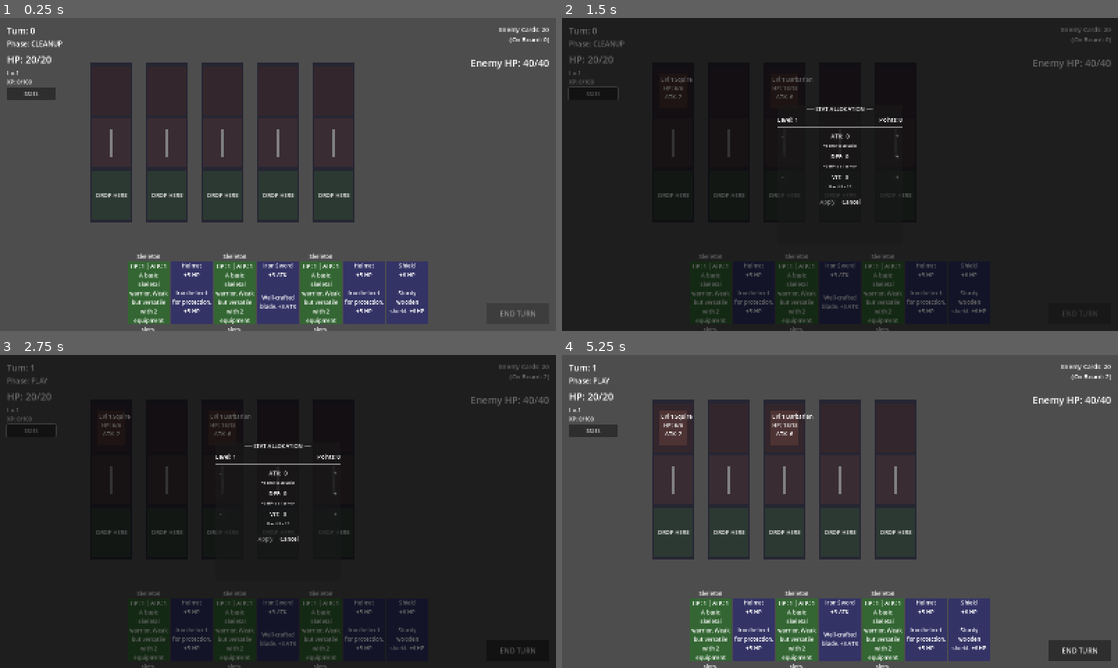
Above: before the commit, frames 1-4 (two rows, left to right).
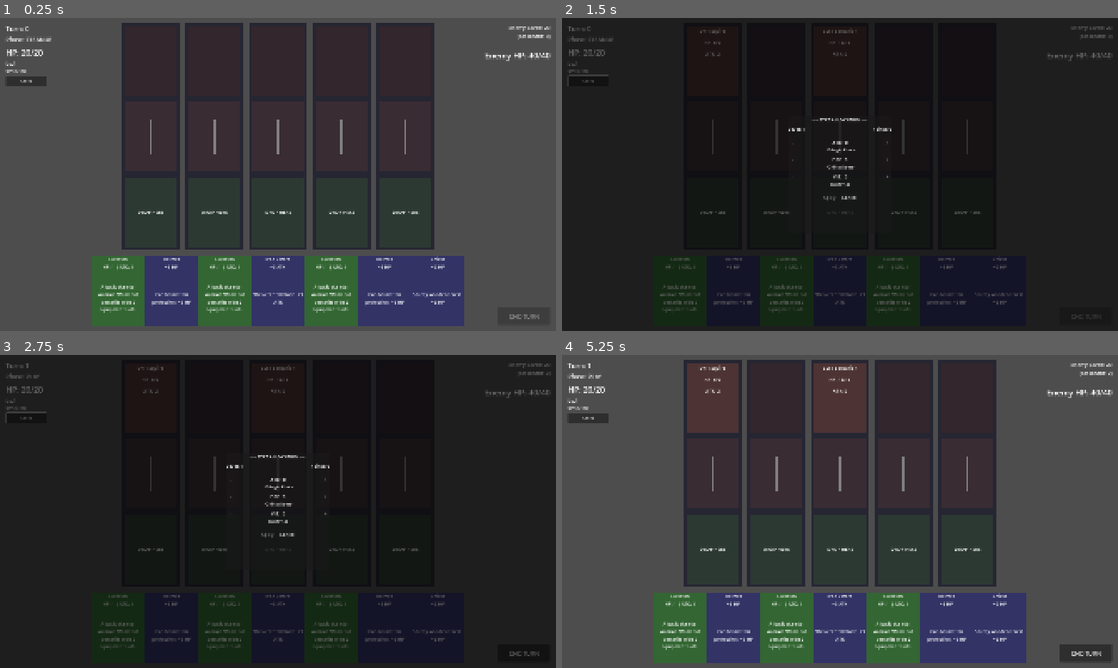
Above: after the commit, the same moments.

Repository: KaylaKZJ/deadhand
Game: Godot game, scene res://scenes/main.tscn
Two runs of this game, one before a commit and one after it. Both use one fixed random seed, a clock stepped at 60 frames per second and the inputs below.
Inputs:
- Up to frame 1 (0.25 s): no input
- Up to frame 2 (1.5 s): click "Stats" at 0.5 s; click "Stats" at 1.25 s
- Up to frame 3 (2.75 s): click "END TURN" at 2 s
- Up to frame 4 (5.25 s): click "END TURN" at 2.75 s; click "END TURN" at 3.5 s; click "Stats" at 4.25 s; click "Cancel" at 5 s

The runs differ from the first frame. In frame 1, 37% of the frame differs, in the area x 0-100%, y 1-100%; in frame 2, 4.7%; in frame 3, 4.8%; in frame 4, 39%.

Commit message:
feat(ui): resize viewport and scene elements to 1920x1080
- Increase project viewport from 1600x900 to 1920x1080
- Scale card_display.tscn minimum size from 120x180 to 180x240
- Expand unit_on_board.tscn background and all labels to match larger card
- Add EquipLabel node to unit_on_board.tscn for dedicated equipment display
  (previously appended to HPLabel, causing truncation)
- Scale lane.tscn column spawn positions, background, drop zones, and
  enemy zones proportionally to fit larger units
- Update main.tscn board position and lane spacing for 1920x1080 layout
- Regenerate main.tscn resource UIDs to Godot-assigned values
- Wire wave_complete signal in main.gd and add _on_wave_complete handler
  that flashes phase label yellow with wave completion message

Diff:
--- a/project.godot
+++ b/project.godot
@@ -17,6 +17,6 @@
 
 [display]
 
-window/size/viewport_width=1600
-window/size/viewport_height=900
+window/size/viewport_width=1920
+window/size/viewport_height=1080
 window/stretch/mode="canvas_items"
--- a/scenes/cards/card_display.tscn
+++ b/scenes/cards/card_display.tscn
@@ -3,11 +3,11 @@
 [ext_resource type="Script" path="res://scripts/card_logic/card_display.gd" id="1"]
 
 [node name="CardDisplay" type="Control"]
-custom_minimum_size = Vector2(120, 180)
+custom_minimum_size = Vector2(180, 240)
 layout_mode = 3
 anchors_preset = 0
-offset_right = 120.0
-offset_bottom = 180.0
+offset_right = 180.0
+offset_bottom = 240.0
 script = ExtResource("1")
 
 [node name="Background" type="ColorRect" parent="."]
--- a/scenes/cards/unit_on_board.tscn
+++ b/scenes/cards/unit_on_board.tscn
@@ -6,35 +6,44 @@
 script = ExtResource("1")
 
 [node name="Background" type="ColorRect" parent="."]
-offset_left = -40.0
-offset_top = -50.0
-offset_right = 40.0
-offset_bottom = 50.0
+offset_left = -90.0
+offset_top = -120.0
+offset_right = 90.0
+offset_bottom = 120.0
 color = Color(0.2, 0.2, 0.3, 1)
 
 [node name="UnitName" type="Label" parent="."]
-offset_left = -35.0
-offset_top = -45.0
-offset_right = 35.0
-offset_bottom = -25.0
+offset_left = -88.0
+offset_top = -118.0
+offset_right = 88.0
+offset_bottom = -82.0
 text = "Unit Name"
 horizontal_alignment = 1
 
 [node name="HPLabel" type="Label" parent="."]
-offset_left = -35.0
-offset_top = -20.0
-offset_right = 35.0
-offset_bottom = 0.0
+offset_left = -88.0
+offset_top = -78.0
+offset_right = 88.0
+offset_bottom = -42.0
 text = "HP: 1/1"
 horizontal_alignment = 1
 
 [node name="ATKLabel" type="Label" parent="."]
-offset_left = -35.0
-offset_top = 5.0
-offset_right = 35.0
-offset_bottom = 25.0
+offset_left = -88.0
+offset_top = -38.0
+offset_right = 88.0
+offset_bottom = -2.0
 text = "ATK: 1"
 horizontal_alignment = 1
 
+[node name="EquipLabel" type="Label" parent="."]
+offset_left = -88.0
+offset_top = 2.0
+offset_right = 88.0
+offset_bottom = 118.0
+text = ""
+horizontal_alignment = 1
+autowrap_mode = 3
+
 [node name="Sprite" type="Sprite2D" parent="."]
 visible = false
--- a/scenes/lane.tscn
+++ b/scenes/lane.tscn
@@ -6,26 +6,26 @@
 script = ExtResource("1")
 
 [node name="Column0Spawn" type="Marker2D" parent="."]
-position = Vector2(0, 150)
+position = Vector2(0, 260)
 
 [node name="Column1Spawn" type="Marker2D" parent="."]
 position = Vector2(0, 0)
 
 [node name="Column2Spawn" type="Marker2D" parent="."]
-position = Vector2(0, -150)
+position = Vector2(0, -260)
 
 [node name="LaneBackground" type="ColorRect" parent="."]
-offset_left = -60.0
-offset_top = -230.0
-offset_right = 60.0
-offset_bottom = 230.0
+offset_left = -100.0
+offset_top = -390.0
+offset_right = 100.0
+offset_bottom = 390.0
 color = Color(0.15, 0.15, 0.2, 1)
 
 [node name="PlayerDropZone" type="ColorRect" parent="."]
-offset_left = -55.0
-offset_top = 80.0
-offset_right = 55.0
-offset_bottom = 220.0
+offset_left = -90.0
+offset_top = 140.0
+offset_right = 90.0
+offset_bottom = 380.0
 color = Color(0.2, 0.3, 0.2, 0.5)
 
 [node name="PlayerZoneLabel" type="Label" parent="PlayerDropZone"]
@@ -46,22 +46,22 @@
 vertical_alignment = 1
 
 [node name="EnemyZoneC1" type="ColorRect" parent="."]
-offset_left = -55.0
-offset_top = -70.0
-offset_right = 55.0
-offset_bottom = 70.0
+offset_left = -90.0
+offset_top = -120.0
+offset_right = 90.0
+offset_bottom = 120.0
 color = Color(0.3, 0.2, 0.2, 0.5)
 
 [node name="EnemyZoneC2" type="ColorRect" parent="."]
-offset_left = -55.0
-offset_top = -220.0
-offset_right = 55.0
-offset_bottom = -80.0
+offset_left = -90.0
+offset_top = -380.0
+offset_right = 90.0
+offset_bottom = -140.0
 color = Color(0.25, 0.15, 0.15, 0.5)
 
 [node name="Divider" type="ColorRect" parent="."]
 offset_left = -5.0
-offset_top = -40.0
+offset_top = -60.0
 offset_right = 5.0
-offset_bottom = 40.0
+offset_bottom = 60.0
 color = Color(0.5, 0.5, 0.5, 1)
--- a/scenes/main.tscn
+++ b/scenes/main.tscn
@@ -20,21 +20,21 @@
 script = ExtResource("4")
 
 [node name="Board" type="Node2D" parent="."]
-position = Vector2(640, 360)
+position = Vector2(960, 410)
 
 [node name="Lane1" parent="Board" instance=ExtResource("5")]
-position = Vector2(-320, 0)
+position = Vector2(-440, 0)
 
 [node name="Lane2" parent="Board" instance=ExtResource("5")]
-position = Vector2(-160, 0)
+position = Vector2(-220, 0)
 
 [node name="Lane3" parent="Board" instance=ExtResource("5")]
 
 [node name="Lane4" parent="Board" instance=ExtResource("5")]
-position = Vector2(160, 0)
+position = Vector2(220, 0)
 
 [node name="Lane5" parent="Board" instance=ExtResource("5")]
-position = Vector2(320, 0)
+position = Vector2(440, 0)
 
 [node name="UI" type="CanvasLayer" parent="."]
 
@@ -135,35 +135,37 @@
 offset_bottom = -20.0
 grow_horizontal = 0
 grow_vertical = 0
+theme_override_font_sizes/font_size = 20
 disabled = true
 text = "END TURN"
-theme_override_font_sizes/font_size = 20
 
 [node name="LevelLabel" type="Label" parent="UI"]
 offset_left = 20.0
 offset_top = 145.0
 offset_right = 160.0
 offset_bottom = 170.0
+theme_override_font_sizes/font_size = 18
 text = "Lv.1"
-theme_override_font_sizes/font_size = 18
 
 [node name="XPLabel" type="Label" parent="UI"]
 offset_left = 20.0
 offset_top = 172.0
 offset_right = 220.0
 offset_bottom = 195.0
+theme_override_font_sizes/font_size = 16
 text = "XP: 0/100"
-theme_override_font_sizes/font_size = 16
 
 [node name="StatButton" type="Button" parent="UI"]
 offset_left = 20.0
 offset_top = 200.0
 offset_right = 160.0
 offset_bottom = 235.0
+theme_override_font_sizes/font_size = 16
 text = "Stats"
-theme_override_font_sizes/font_size = 16
 
 [node name="StatPanel" parent="UI" instance=ExtResource("6")]
+grow_horizontal = 2
+grow_vertical = 2
 
 [node name="GameOverPanel" type="Panel" parent="UI"]
 anchors_preset = 15
@@ -173,7 +175,7 @@
 grow_vertical = 2
 
 [node name="VBoxContainer" type="VBoxContainer" parent="UI/GameOverPanel"]
-anchors_preset = 8
+layout_mode = 0
 anchor_left = 0.5
 anchor_top = 0.5
 anchor_right = 0.5
Not shown: 5 places in scenes/main.tscn that only renumber resources
